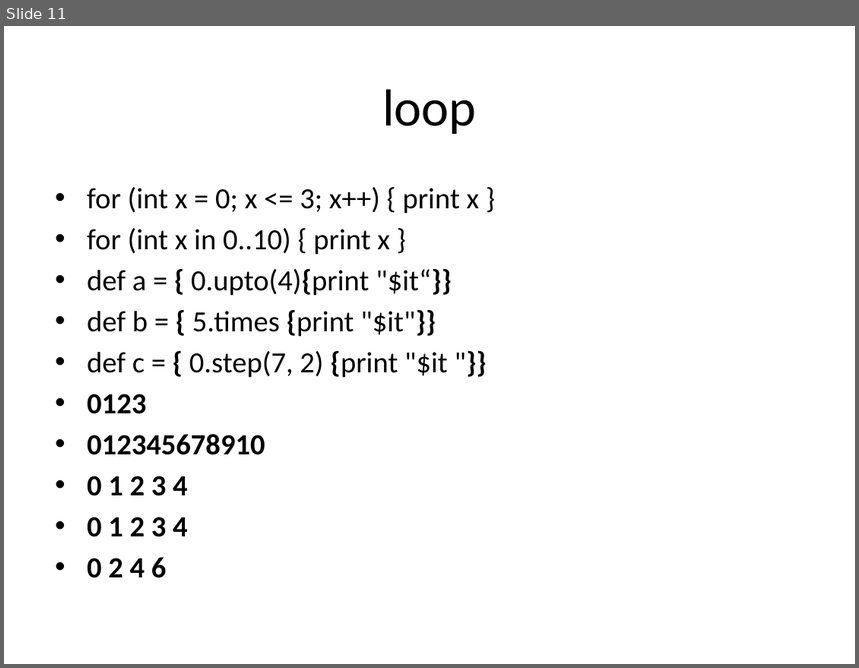
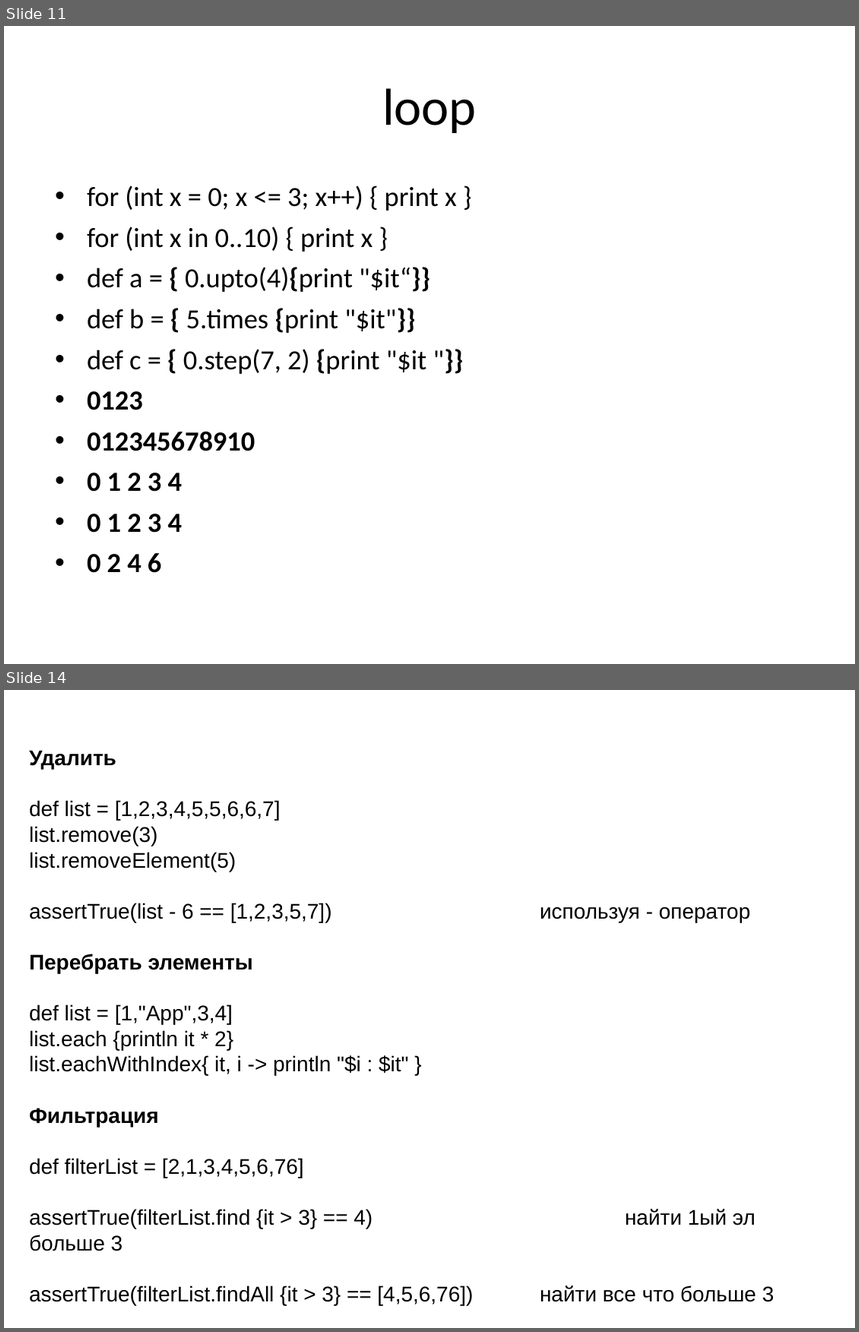
Before and after one commit to KZaharow/groovy, a slide deck: lets groovy.pptx. Shown one above the other, each under a label of ours: slide 11 before the commit, slides 11 and 14 after it; the slides between them are not shown. The pictures are 859x668 and 859x1332 pixels, drawn with LibreOffice and Linux fonts; fonts in the diff are those of the drawing; background and template pictures are left out. Boxes give left, top, right and bottom in pixels: in the first picture for what was removed or moved away, otherwise in the second. Text is boxed around its words. In the diff, an @@ line names an element or a change of style, - is before the commit and + after.

```diff
--- a/lets groovy.pptx
+++ b/lets groovy.pptx
@@ slide 14 added at (4,690,855,1328), background picture (left out) @@
@@ text added at (29,750,775,1306), 18 pt, text #000000 @@
+Удалить
+def list = [1,2,3,4,5,5,6,6,7]
+list.remove(3)
+list.removeElement(5)
+assertTrue(list - 6 == [1,2,3,5,7]) используя - оператор
+Перебрать элементы
+def list = [1,"App",3,4]
+list.each {println it * 2}
+list.eachWithIndex{ it, i -> println "$i : $it" }
+Фильтрация
+def filterList = [2,1,3,4,5,6,76]
+assertTrue(filterList.find {it > 3} == 4) найти 1ый эл больше 3
+assertTrue(filterList.findAll {it > 3} == [4,5,6,76]) найти все что больше 3
+assertTrue(filterList.findAll {it instanceof Number} == [2,1,3,4,5,6,76]) все цифры
@@ slide 11 changed as well @@
@@ text "for (int x = 0; ..." at (87,186,457,573): size 24.8 to 23.4 pt; indent changed; more space between paragraphs @@
```
Also in this commit, not shown: 10 other slides changed, 3 other slides added, 3 other files.
